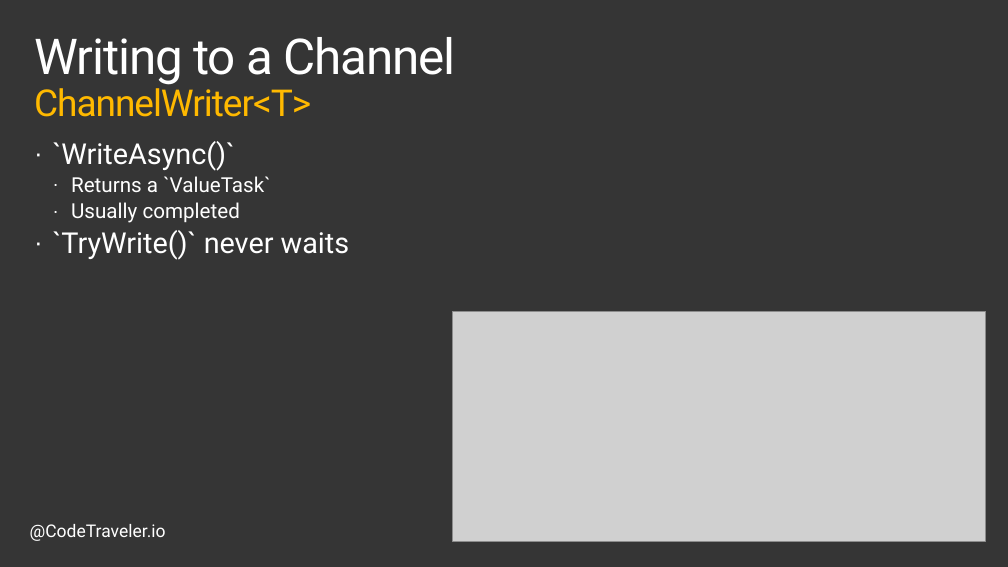
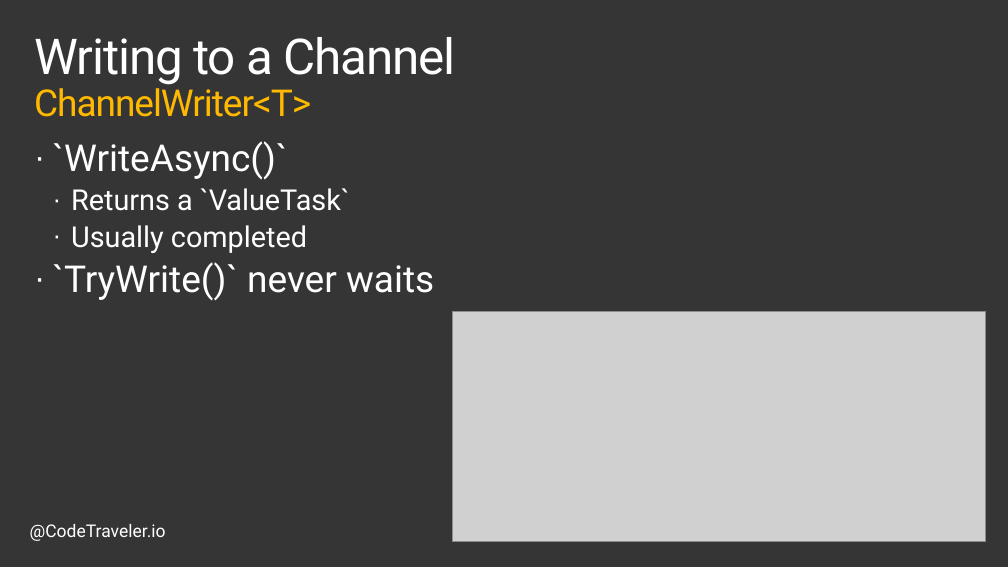
Before and after one commit to TheCodeTraveler/BecomeAnExpertWithAsyncAwait, a slide deck: slide 6 of 9. Channels/Channels.pptx. Drawn at 1008x567 pixels with LibreOffice and Linux fonts; fonts in the diff are those of the drawing; grey boxes stand for pictures; background and template pictures are left out. Boxes give left, top, right and bottom in pixels: in the first picture for what was removed or moved away, otherwise in the second. Text is boxed around its words. In the diff, an @@ line names an element or a change of style, - is before the commit and + after.

Commit message:
Update Channels

```diff
--- a/9. Channels/Channels.pptx
+++ b/9. Channels/Channels.pptx
@@ text "`WriteAsync()`" at (x1=53, y1=141, x2=434, y2=300): size 28 to 36 pt in "`WriteAsync()`", "`TryWrite()` never waits"; size 20 to 28 pt in "Returns a `ValueTask`", "Usually completed"; more space between paragraphs @@
```
Also in this commit, not shown: 2 other slides changed, 1 other file.
